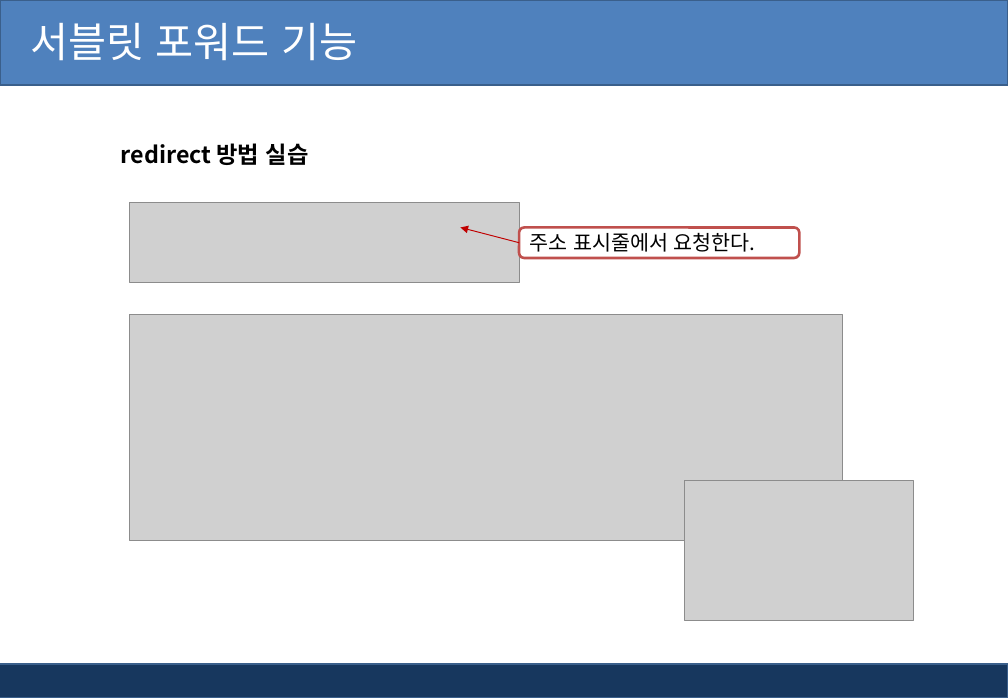
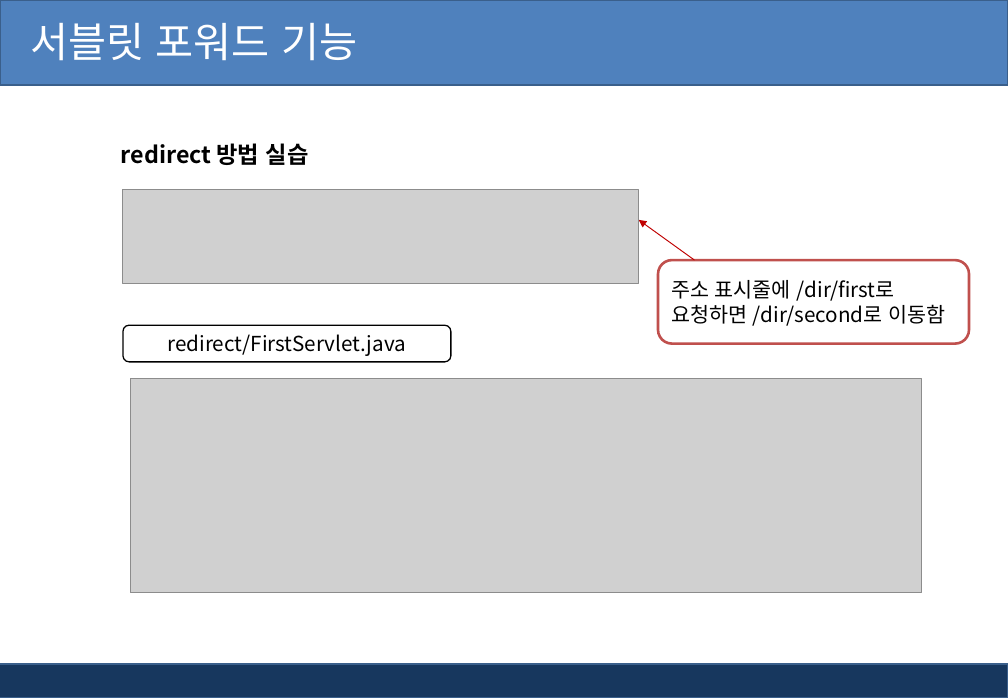
Before and after one commit to pshho/ngreen_project, a slide deck: slide 40 of jspWorks/자료/jsp_ppt/4장. jsp 서블릿 API.pptx (slide 38 before the commit). Drawn at 1008x698 pixels with LibreOffice and Linux fonts; fonts in the diff are those of the drawing; grey boxes stand for pictures; background and template pictures are left out. Boxes give left, top, right and bottom in pixels: in the first picture for what was removed or moved away, otherwise in the second. Text is boxed around its words. In the diff, an @@ line names an element or a change of style, - is before the commit and + after.

```diff
--- a/jspWorks/자료/jsp_ppt/4장. jsp 서블릿 API.pptx
+++ b/jspWorks/자료/jsp_ppt/4장. jsp 서블릿 API.pptx
@@ picture: place and size @@
-picture at [130,203,519,283]
+picture at [123,190,638,284]
@@ arrow moved from (519, 243) - (461, 227) to (694, 260) - (638, 220) @@
@@ rounded rectangle "주소 표시줄에 /dir/first로 요청하면 /dir/second로 ...": place and size @@
-rounded rectangle "주소 표시줄에 /dir/first로 요청하면 /dir/second로 ..." at [519,227,800,258]
+rounded rectangle "주소 표시줄에 /dir/first로 요청하면 /dir/second로 ..." at [658,260,969,343]
@@ text in rounded rectangle at [671,280,945,326]: text changed @@
-주소 표시줄에서 요청한다.
+주소 표시줄에 /dir/first로 요청하면 /dir/second로 이동함
@@ rounded rectangle added at [123,326,450,362], outline #000000 1 pt, 16 pt, text #000000 @@
+redirect/FirstServlet.java
@@ picture: place and size @@
-picture at [130,315,843,540]
+picture at [130,378,921,593]
@@ picture removed at [685,481,914,621] @@
```
Also in this commit, not shown: 12 other slides changed, 2 slides added, 45 other files.
